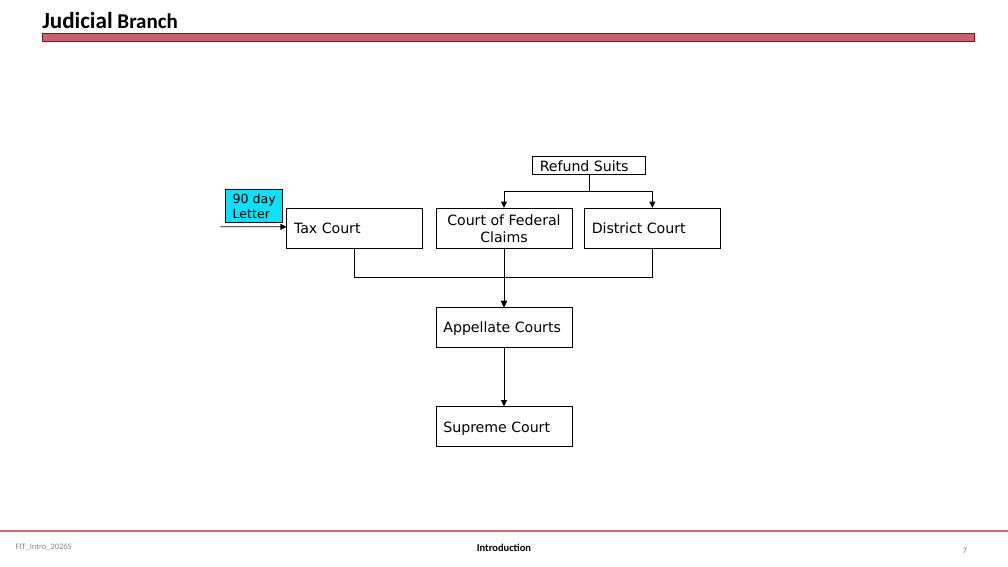
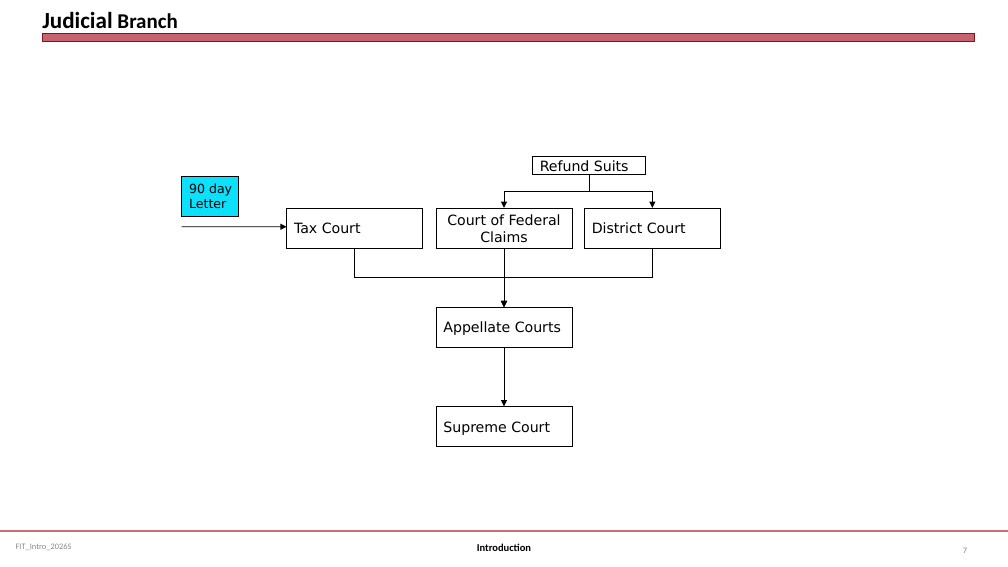
Before and after one commit to jmc877/Fed-Income-Tax, a slide deck: slide 7 of slides/FIT_Intro_2026S.pptx. Drawn at 1008x567 pixels with LibreOffice and Linux fonts; fonts in the diff are those of the drawing. Boxes give left, top, right and bottom in pixels: in the first picture for what was removed or moved away, otherwise in the second. Text is boxed around its words. In the diff, an @@ line names an element or a change of style, - is before the commit and + after.

```diff
--- a/slides/FIT_Intro_2026S.pptx
+++ b/slides/FIT_Intro_2026S.pptx
@@ rectangle "90 day": place and size @@
-rectangle "90 day" at (225,189,282,222)
+rectangle "90 day" at (181,176,238,216)
@@ arrow moved from (221, 227) - (287, 227) to (181, 227) - (287, 227) @@
```
Also in this commit, not shown: 2 other slides changed.
